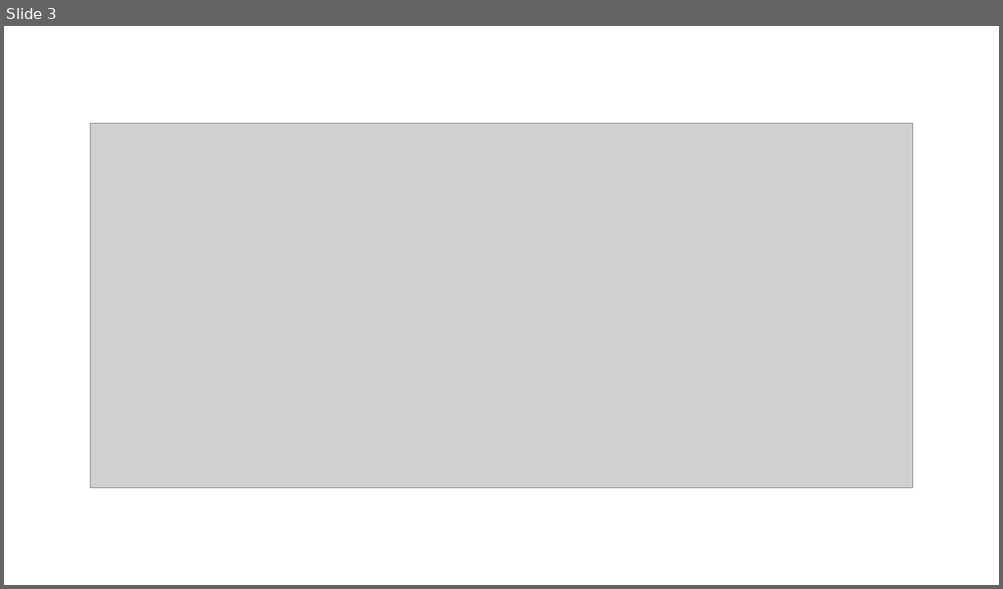
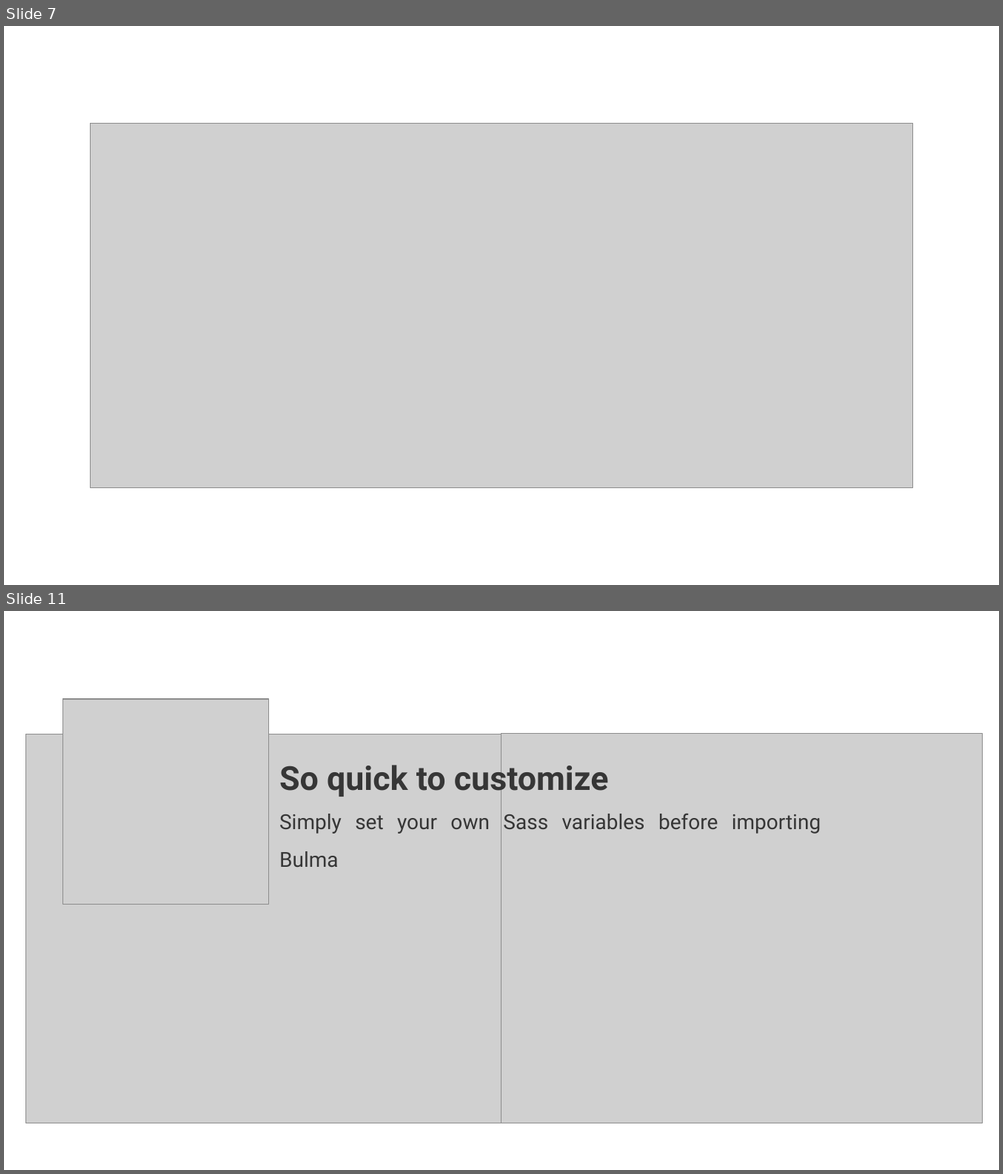
Before and after one commit to myprojectsfile/Learning-Bulma-Course, a slide deck: Course Materials/01- Introduction/01_04 - An Overview of Bulma Framework.pptx. Shown one above the other, each under a label of ours: slide 3 before the commit, slides 7 and 11 after it; the slides between them are not shown. The pictures are 1003x589 and 1003x1174 pixels, drawn with LibreOffice and Linux fonts; fonts in the diff are those of the drawing; grey boxes stand for pictures. Boxes give left, top, right and bottom in pixels: in the first picture for what was removed or moved away, otherwise in the second. Text is boxed around its words. In the diff, an @@ line names an element or a change of style, - is before the commit and + after.

Commit message:
Add some content to Bulma overview Presentation

```diff
--- a/Course Materials/01- Introduction/01_04 - An Overview of Bulma Framework.pptx
+++ b/Course Materials/01- Introduction/01_04 - An Overview of Bulma Framework.pptx
@@ slide 11 added at [4,611,999,1170], background #FFFFFF @@
@@ picture added at [63,699,269,905] @@
@@ picture added at [25,734,501,1124] @@
@@ picture added at [502,734,983,1124] @@
@@ text added at [279,759,820,867], 20 pt, text #363636 @@
+So quick to customize
+Simply set your own Sass variables before importing Bulma
@@ what was slide 3 is now slide 7 @@
```
Also in this commit, not shown: 1 slide changed, 7 other slides added, 4 slides removed, 13 other files.
